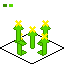
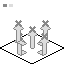
Before/after of a 64x64 layered artwork. What changed in the layer stack:
painted on "none" over [27, 26, 37, 49]
painted on "left" over [13, 20, 27, 46]
painted on "down" over [14, 33, 27, 56]
painted on "right" over [37, 33, 50, 56]
painted on "up" over [37, 20, 51, 46]
painted on "Background" over [3, 4, 13, 7]
